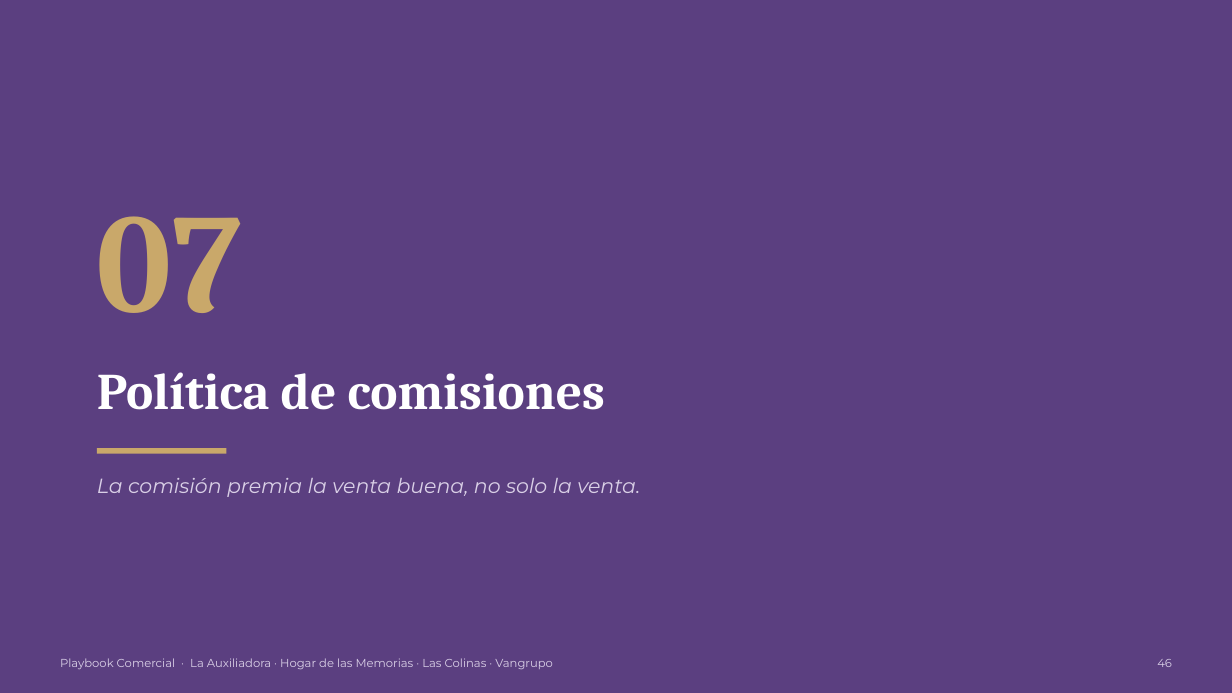
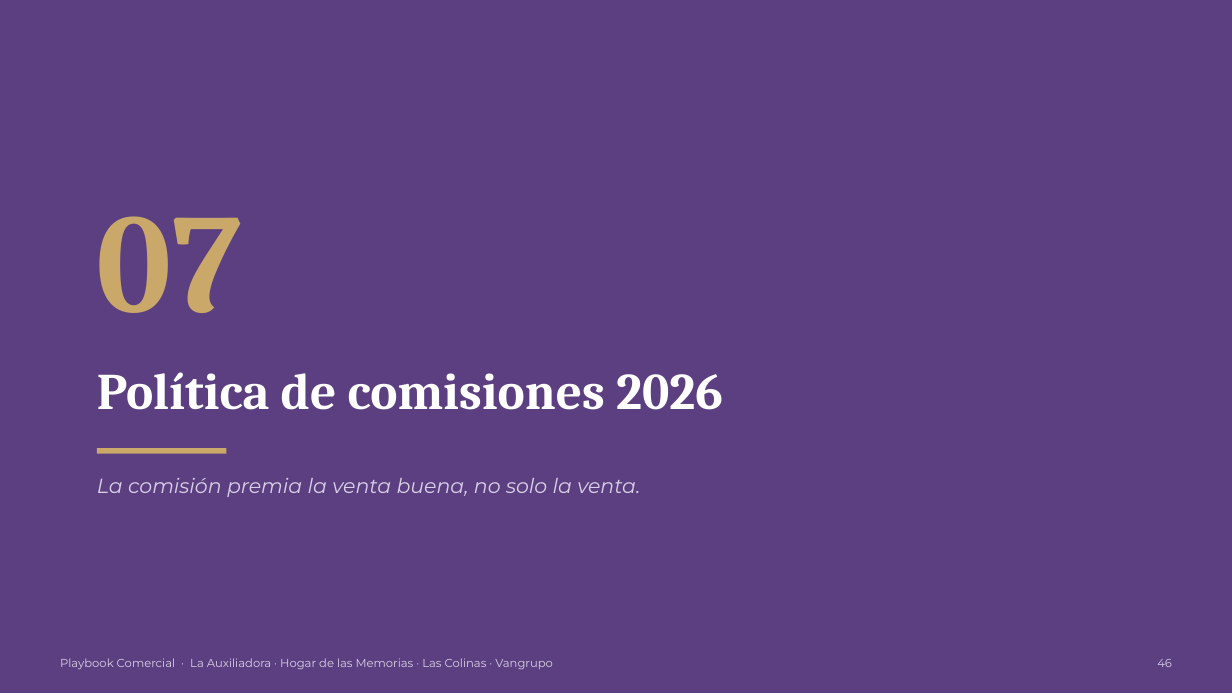
Before and after one commit to os267/teste, a slide deck: slide 46 of playbook/salida/Playbook_Comercial_Cremacion_Vangrupo.pptx. Drawn at 1232x693 pixels with LibreOffice and Linux fonts; fonts in the diff are those of the drawing. Boxes give left, top, right and bottom in pixels: in the first picture for what was removed or moved away, otherwise in the second. Text is boxed around its words. In the diff, an @@ line names an element or a change of style, - is before the commit and + after.

```diff
--- a/playbook/salida/Playbook_Comercial_Cremacion_Vangrupo.pptx
+++ b/playbook/salida/Playbook_Comercial_Cremacion_Vangrupo.pptx
@@ text at (97, 372, 723, 410): text changed @@
-Política de comisiones
+Política de comisiones 2026
```
Also in this commit, not shown: 3 other slides changed, 13 other files.
